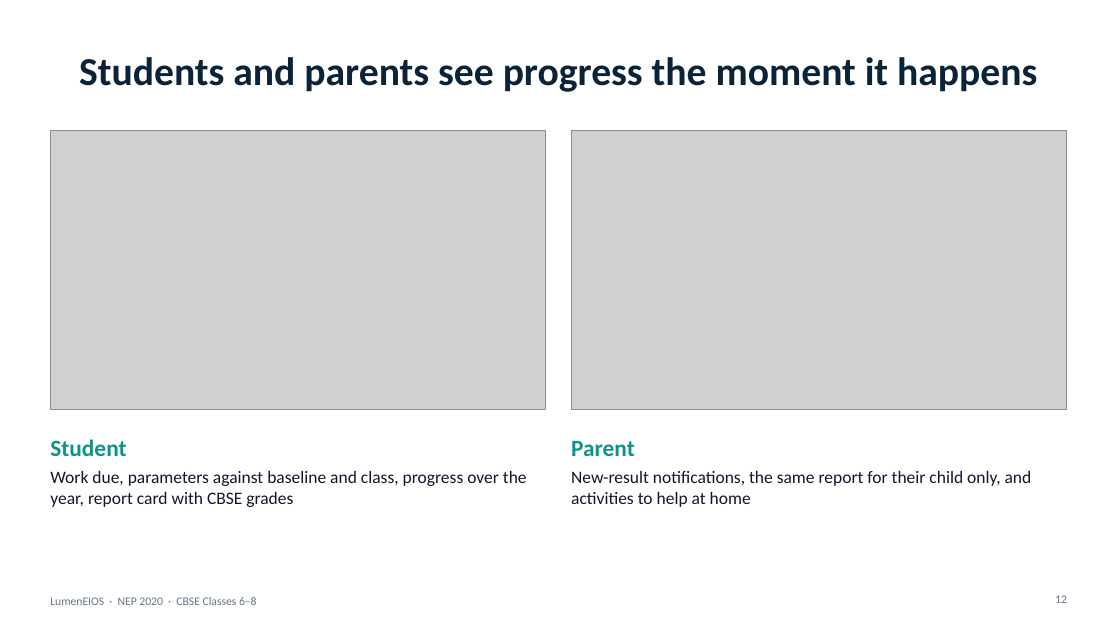
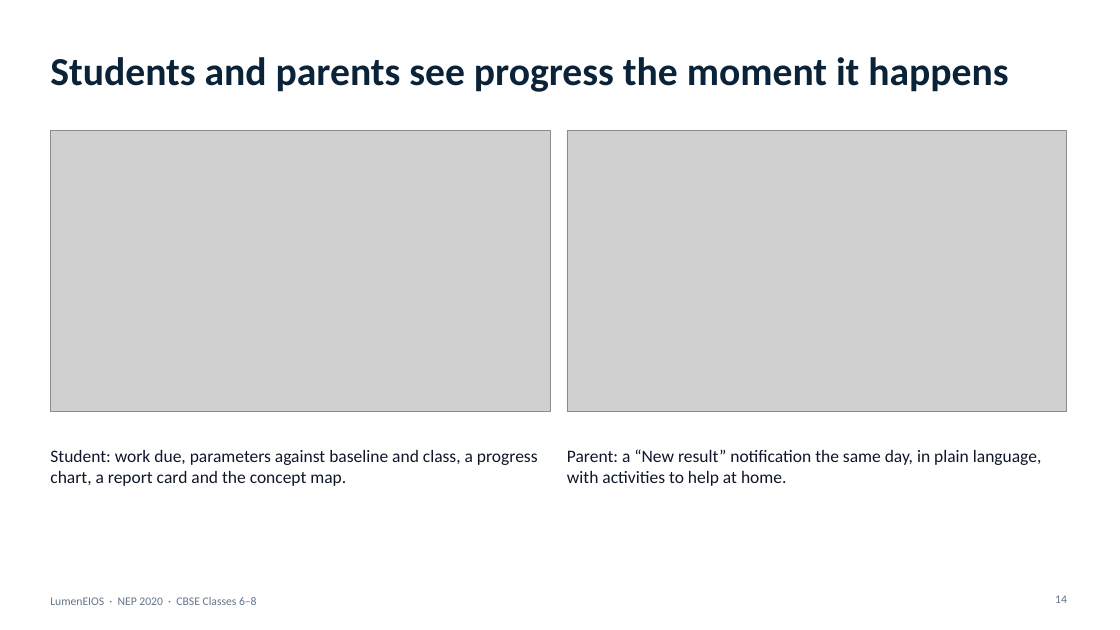
Before and after one commit to Agamjot0123/LumenEIOS, a slide deck: slide 14 of demo/presentation/LumenEIOS_Presentation.pptx (slide 12 before the commit). Drawn at 1120x630 pixels with LibreOffice and Linux fonts; fonts in the diff are those of the drawing; grey boxes stand for pictures. Boxes give left, top, right and bottom in pixels: in the first picture for what was removed or moved away, otherwise in the second. Text is boxed around its words. In the diff, an @@ line names an element or a change of style, - is before the commit and + after.

```diff
--- a/demo/presentation/LumenEIOS_Presentation.pptx
+++ b/demo/presentation/LumenEIOS_Presentation.pptx
@@ title "Students and parents see progress ..." at bbox=[50, 57, 1008, 92]: alignment centre to left @@
@@ picture: place and size @@
-picture at bbox=[50, 130, 546, 409]
+picture at bbox=[50, 130, 550, 412]
@@ picture: place and size @@
-picture at bbox=[571, 130, 1067, 409]
+picture at bbox=[567, 130, 1067, 412]
@@ text "Student: work due, parameters against ..." at bbox=[50, 450, 538, 486]: vertical alignment top to middle @@
@@ text removed at bbox=[50, 439, 126, 456] @@
-Student
@@ text "Parent: a “New result” notification ..." at bbox=[567, 449, 1041, 486]: vertical alignment top to middle @@
@@ text at bbox=[567, 449, 1041, 486]: text changed @@
-New-result notifications, the same report for their child only, and activities to help at home
+Parent: a “New result” notification the same day, in plain language, with activities to help at home.
@@ text removed at bbox=[571, 441, 635, 456] @@
-Parent
@@ text at bbox=[50, 450, 538, 486]: text changed @@
-Work due, parameters against baseline and class, progress over the year, report card with CBSE grades
+Student: work due, parameters against baseline and class, a progress chart, a report card and the concept map.
@@ page number at bbox=[1055, 595, 1067, 603]: text changed @@
-12
+14
```
Also in this commit, not shown: 10 other slides changed, 9 slides added, 6 slides removed, 8 other files.
